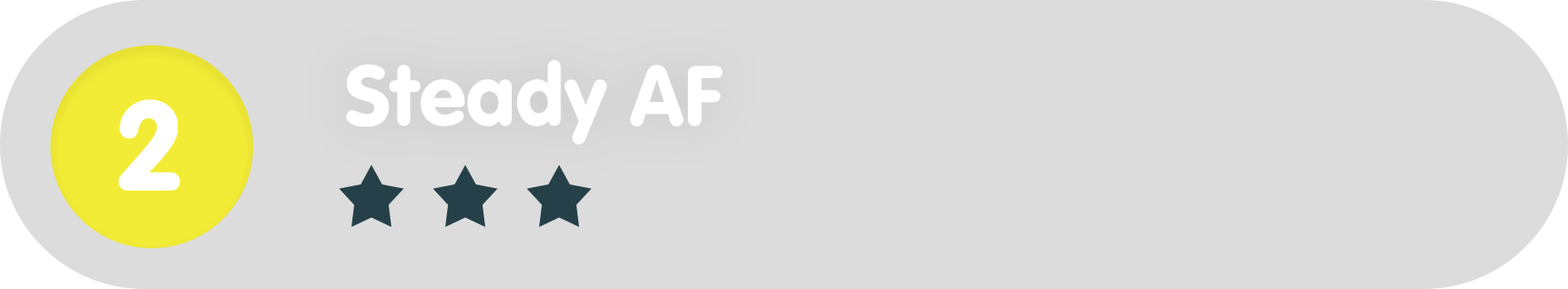
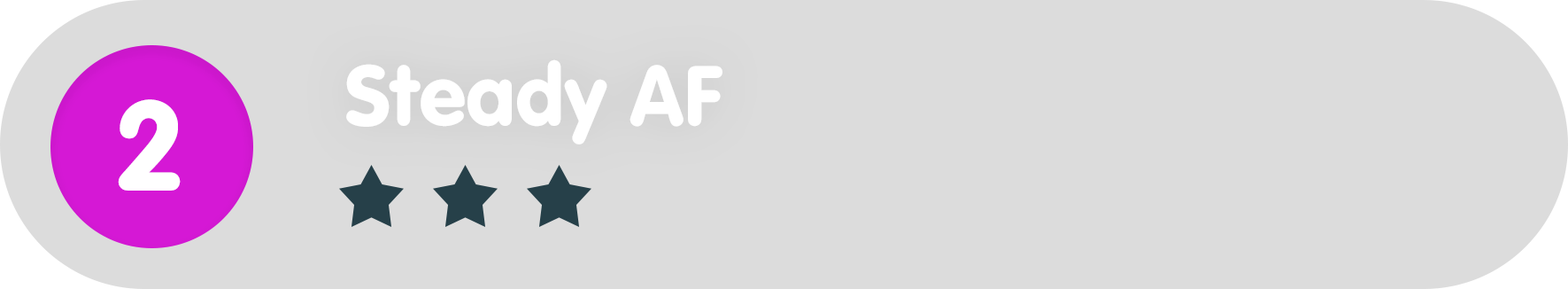
Comparing the layer stacks of the two 1568 x 289 images. Changes:
painted on "Ellipse_green" over [50, 45, 254, 248]
